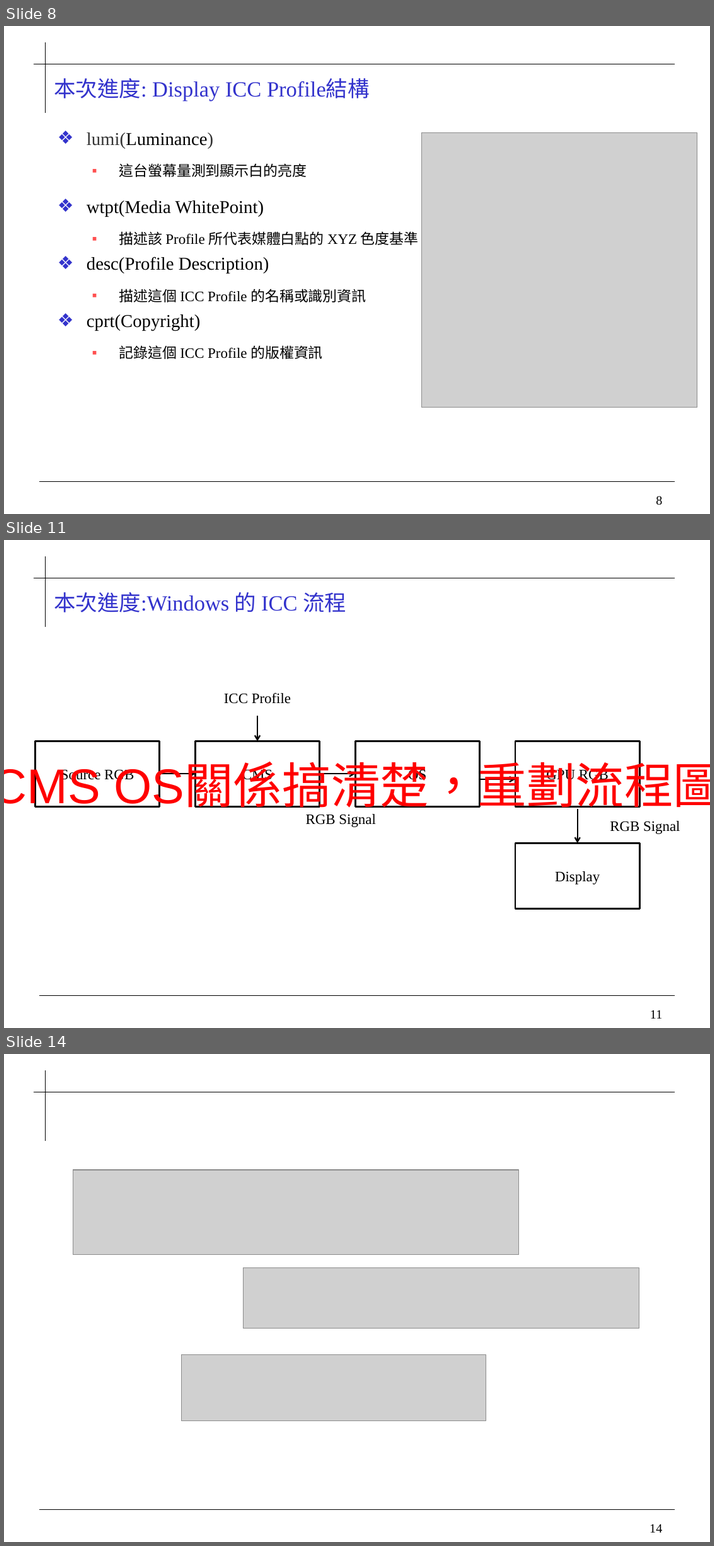
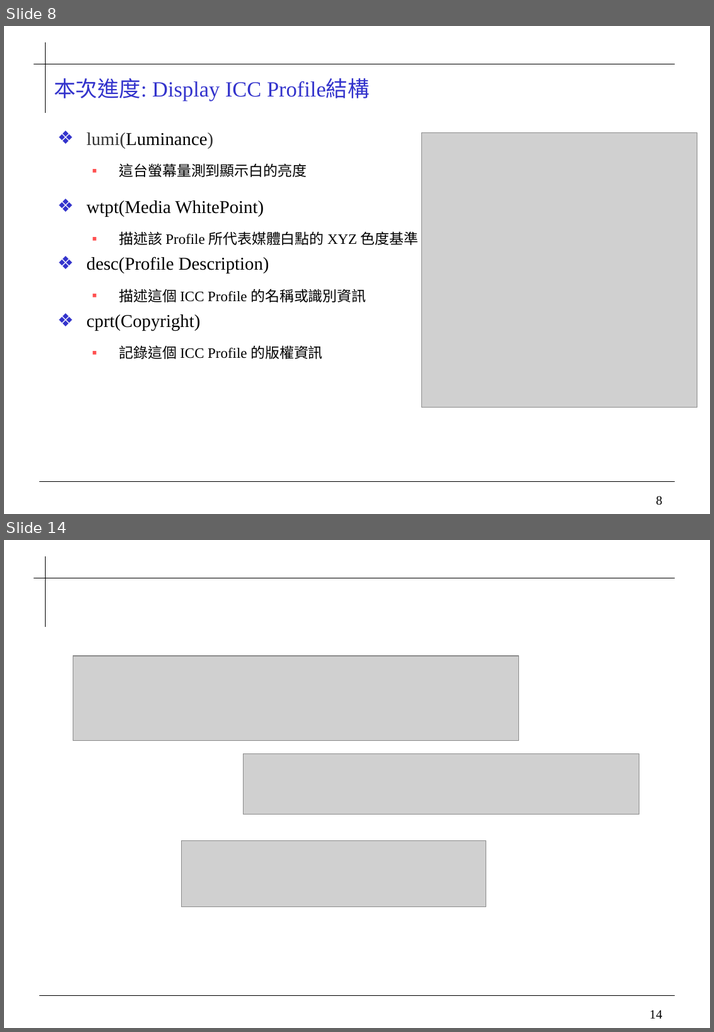
Before and after one commit to 0ilasis0/home, a slide deck: ICCPROFILE_0920.pptx. Shown one above the other, each under a label of ours: slides 8, 11 and 14 before the commit, slides 8 and 14 after it; the slides between them are not shown. The pictures are 714x1546 and 714x1032 pixels, drawn with LibreOffice and Linux fonts; fonts in the diff are those of the drawing; grey boxes stand for pictures; background and template pictures are left out. Boxes give left, top, right and bottom in pixels: in the first picture for what was removed or moved away, otherwise in the second. Text is boxed around its words. In the diff, an @@ line names an element or a change of style, - is before the commit and + after.

```diff
--- a/ICCPROFILE_0920.pptx
+++ b/ICCPROFILE_0920.pptx
@@ slide 11 removed at [4,540,710,1028], background #FFFFFF; not listed: 4 template elements that a slide beside it also shows @@
@@ title removed at [54,592,346,612] @@
-本次進度:Windows 的 ICC 流程
@@ text removed at [224,693,291,704] @@
-ICC Profile
@@ arrow removed from (257, 716) to (257, 742) @@
@@ rectangle removed at [36,742,160,807] @@
-Source RGB
@@ rectangle removed at [195,742,320,807] @@
-CMS
@@ rectangle removed at [355,742,480,807] @@
-OS
@@ rectangle removed at [515,742,639,807] @@
-GPU RGB
@@ text removed at [4,764,710,812] @@
-CMS OS關係搞清楚，重劃流程圖
@@ arrow removed from (160, 774) to (195, 774) @@
@@ arrow removed from (320, 774) to (355, 774) @@
@@ arrow removed from (480, 780) to (515, 780) @@
@@ text removed at [306,814,375,827] @@
-RGB Signal
@@ arrow removed from (577, 809) to (577, 844) @@
@@ text removed at [609,821,679,834] @@
-RGB Signal
@@ rectangle removed at [515,844,639,909] @@
-Display
```
Also in this commit, not shown: 5 slides changed, 1 slide added.
